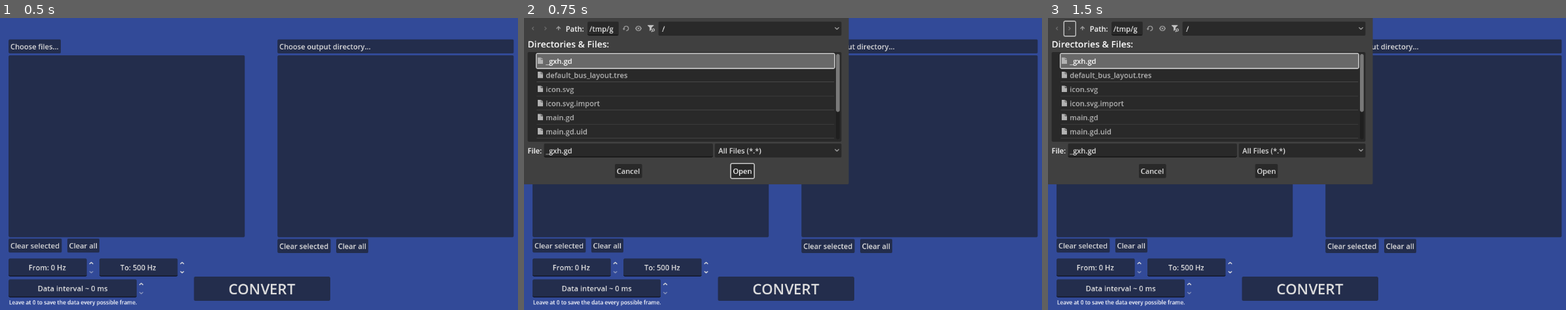
Above: before the commit, frames 1-3 (left to right).
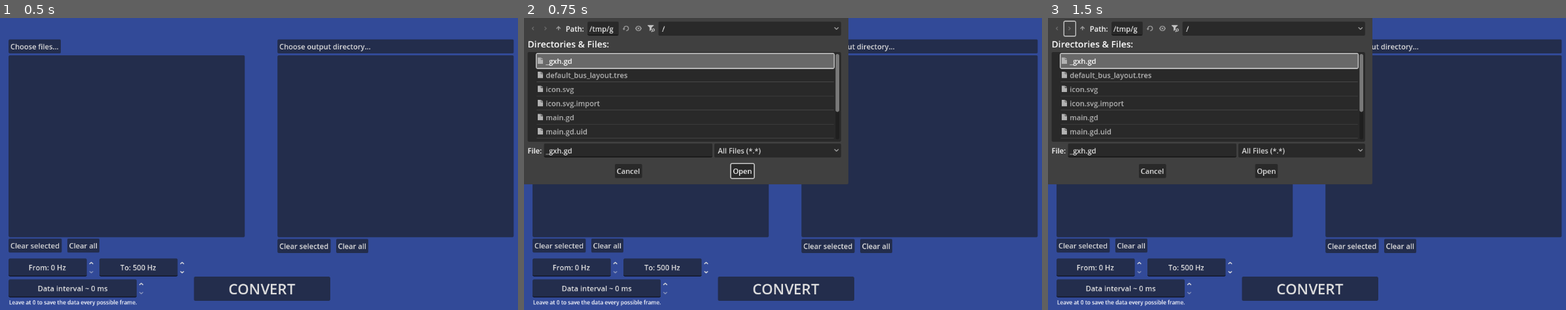
Above: after the commit, the same moments.

Repository: m-kiszka/AudioVolumeToJsonConverter
Game: Godot game, scene res://main.tscn
Two runs of this game, one before a commit and one after it. Both use one fixed random seed, a clock stepped at 60 frames per second and the inputs below.
Inputs (mouse positions are in pixels of both pictures, inside the frame that each line leads up to):
- Up to frame 1 (0.5 s): no input
- Up to frame 2 (0.75 s): click "Choose files..." at 0.5 s
- Up to frame 3 (1.5 s): click (1068, 29) at 1.25 s

Frame 1 is identical in both runs. In frame 2, 0.2% of the frame differs, in the area x 36-63%, y 0-48%; in frame 3, 0.2%.

Commit message:
Updated project name

Diff:
--- a/main.tscn
+++ b/main.tscn
@@ -259,7 +259,7 @@
 force_native = true
 
 [node name="Label" type="Label" parent="Window"]
-anchors_preset = -1
+anchors_preset = 8
 anchor_left = 0.5
 anchor_top = 0.5
 anchor_right = 0.5
--- a/project.godot
+++ b/project.godot
@@ -10,9 +10,10 @@
 
 [application]
 
-config/name="audioToFrequencyTextConverter"
+config/name="Audio Volume to JSON Converter"
 run/main_scene="res://main.tscn"
 config/features=PackedStringArray("4.4", "Forward Plus")
+boot_splash/show_image=false
 config/icon="res://icon.svg"
 
 [display]
